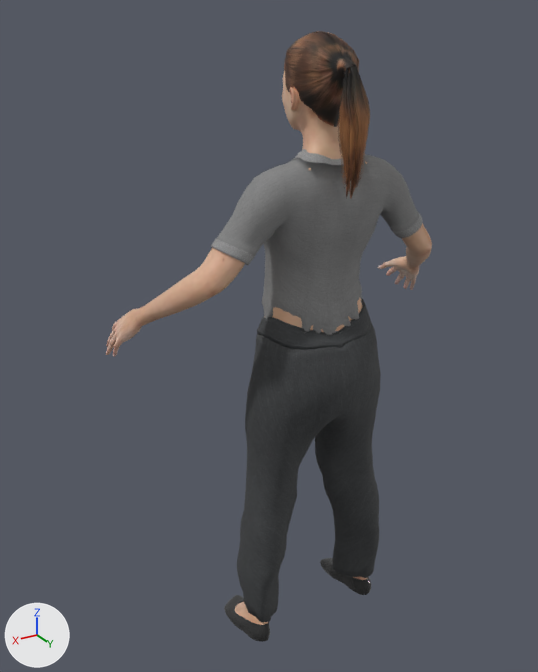
Two versions of the glTF model avatares/visor/modelos/mujer-joven.glb, one commit apart.
One viewpoint serves both versions: a 50 mm camera at (0.961, 1.349, 1.569) aimed at (0.061, -0.15, 0.819). Lighting does not change. The marker at lower left points along +X, +Y and +Z. The picture after the commit comes second.

Names of what the first picture shows: 'mujer-joven.body', 'mujer-joven.ponytail01', 'mujer-joven.toigo_ballet_flats', 'mujer-joven.toigo_basic_tucked_t-shirt', 'mujer-joven.toigo_wool_pants'.
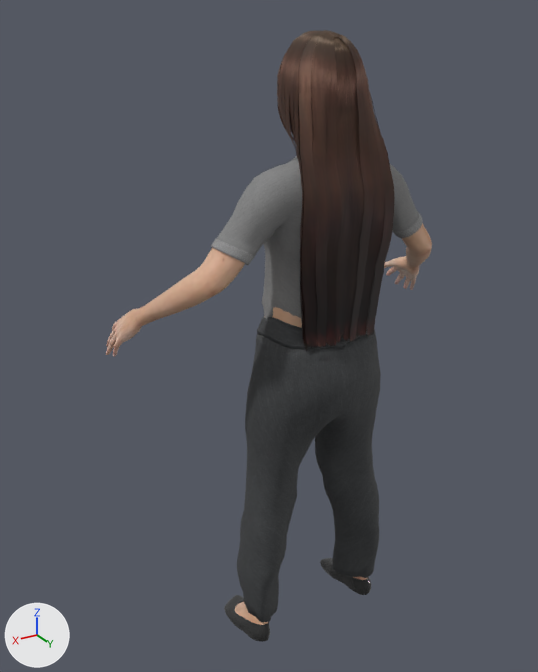
Changed parts and their boxes [x1, y1, x2, y2] in the pictures (538 x 672 px):
'mujer-joven.long01', added
    after: [277, 30, 394, 352]
'mujer-joven.ponytail01', deleted (brown)
    before: [284, 31, 370, 199]

The edits, one by one:
Picture 'long01_diffuse' (img_long01_diffuse) is new.
Material 'mujer-joven.long01' (mat_mujer_joven_long01) is new.
Uses the picture img_long01_diffuse.
Mesh me_long01 is new.
It has 3232 vertices, 4108 faces and spans x -0.123..0.123, y -0.128..0.097, z 0.858..1.541.
It uses material mat_mujer_joven_long01.
Object 'mujer-joven.ponytail01' (ob_mujer_joven_ponytail01) is deleted.
Object 'mujer-joven.long01' (ob_mujer_joven_long01) is new; it shows me_long01.
Its location is (0.0, 0.0, 0.0).
